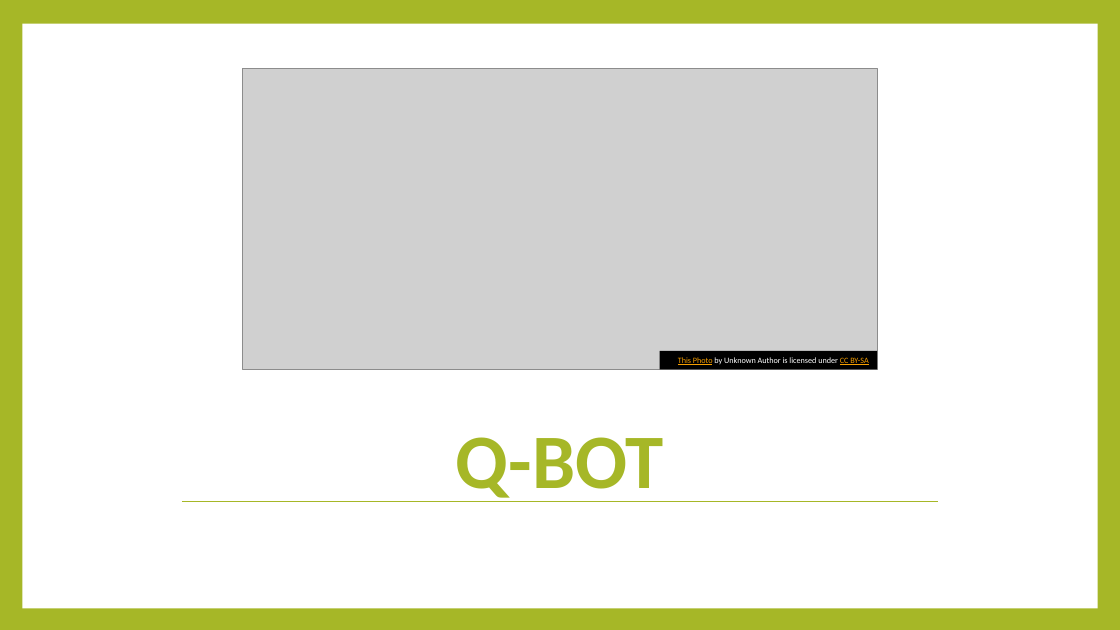
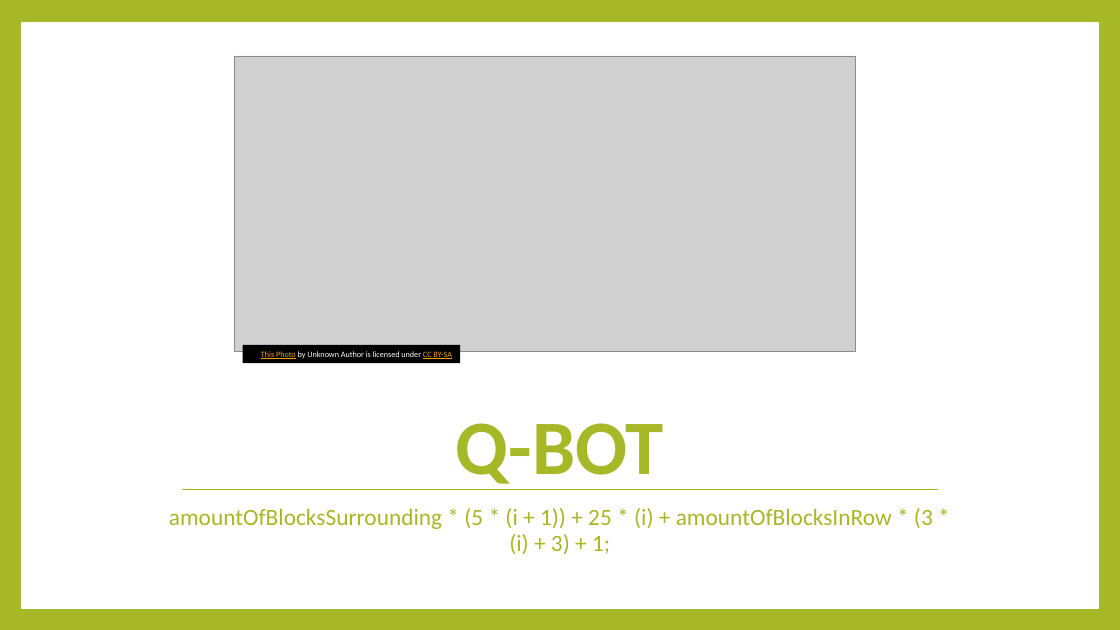
Before and after one commit to Hookz/pentominoes, a slide deck: slide 5 of Pentetris bots.pptx. Drawn at 1120x630 pixels with LibreOffice and Linux fonts; fonts in the diff are those of the drawing; grey boxes stand for pictures. Boxes give left, top, right and bottom in pixels: in the first picture for what was removed or moved away, otherwise in the second. Text is boxed around its words. In the diff, an @@ line names an element or a change of style, - is before the commit and + after.

Commit message:
added Q formula

```diff
--- a/Pentetris bots.pptx
+++ b/Pentetris bots.pptx
@@ rectangle removed at (0, 0, 1120, 630) @@
@@ rectangle at (21, 23, 1098, 608): outline none to #FFFFFF 1 pt @@
@@ picture: place and size @@
-picture at (243, 68, 877, 370)
+picture at (234, 56, 856, 351)
@@ title "Q-BOT": place and size @@
-title "Q-BOT" at (456, 437, 664, 502)
+title "Q-BOT" at (456, 423, 664, 490)
@@ rectangle "This Photo by Unknown Author ...": place and size @@
-rectangle "This Photo by Unknown Author ..." at (660, 351, 877, 370)
+rectangle "This Photo by Unknown Author ..." at (243, 345, 460, 364)
@@ text added at (169, 508, 933, 554), 20 pt, text #A6B727 @@
+amountOfBlocksSurrounding * (5 * (i + 1)) + 25 * (i) + amountOfBlocksInRow * (3 * (i) + 3) + 1;
@@ line moved from (181, 502) - (938, 502) to (181, 489) - (938, 489) @@
```
